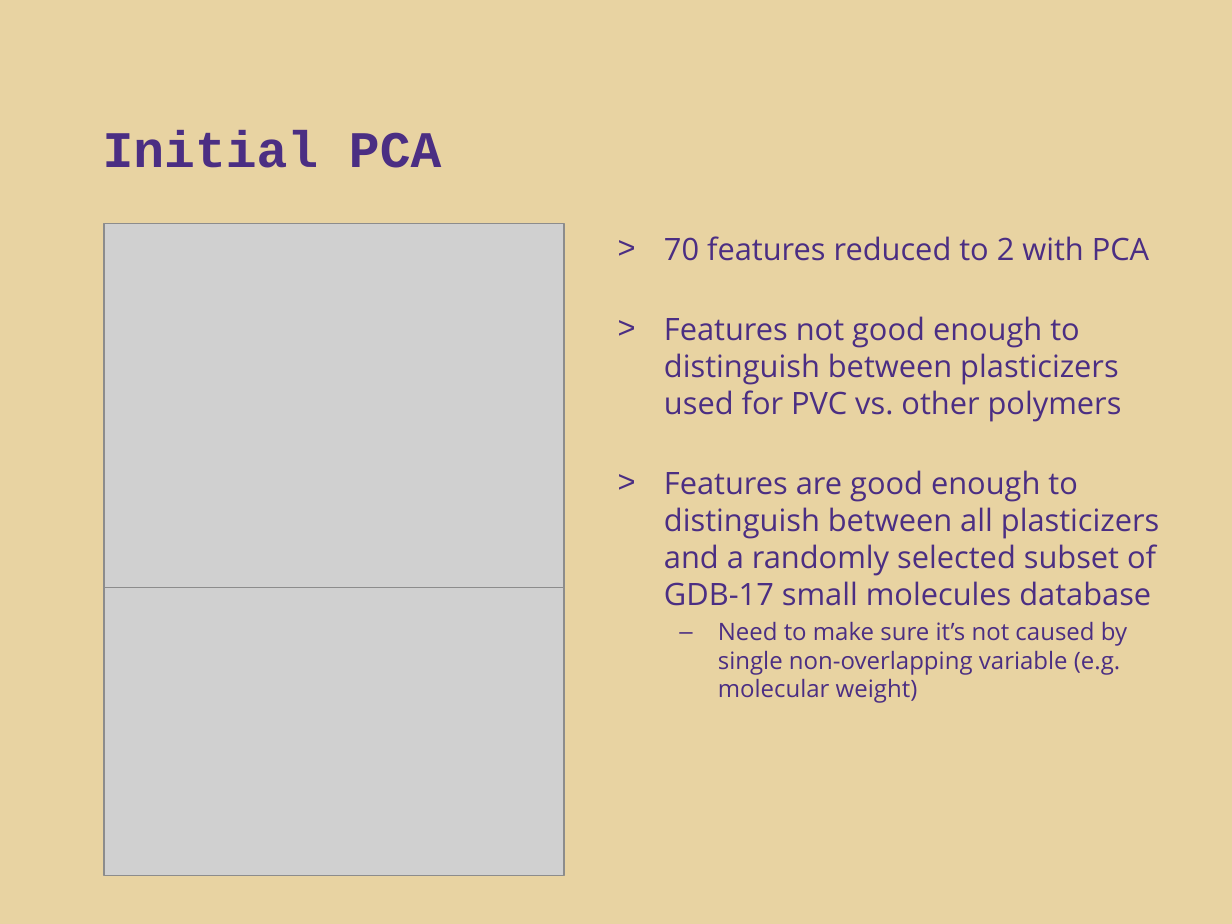
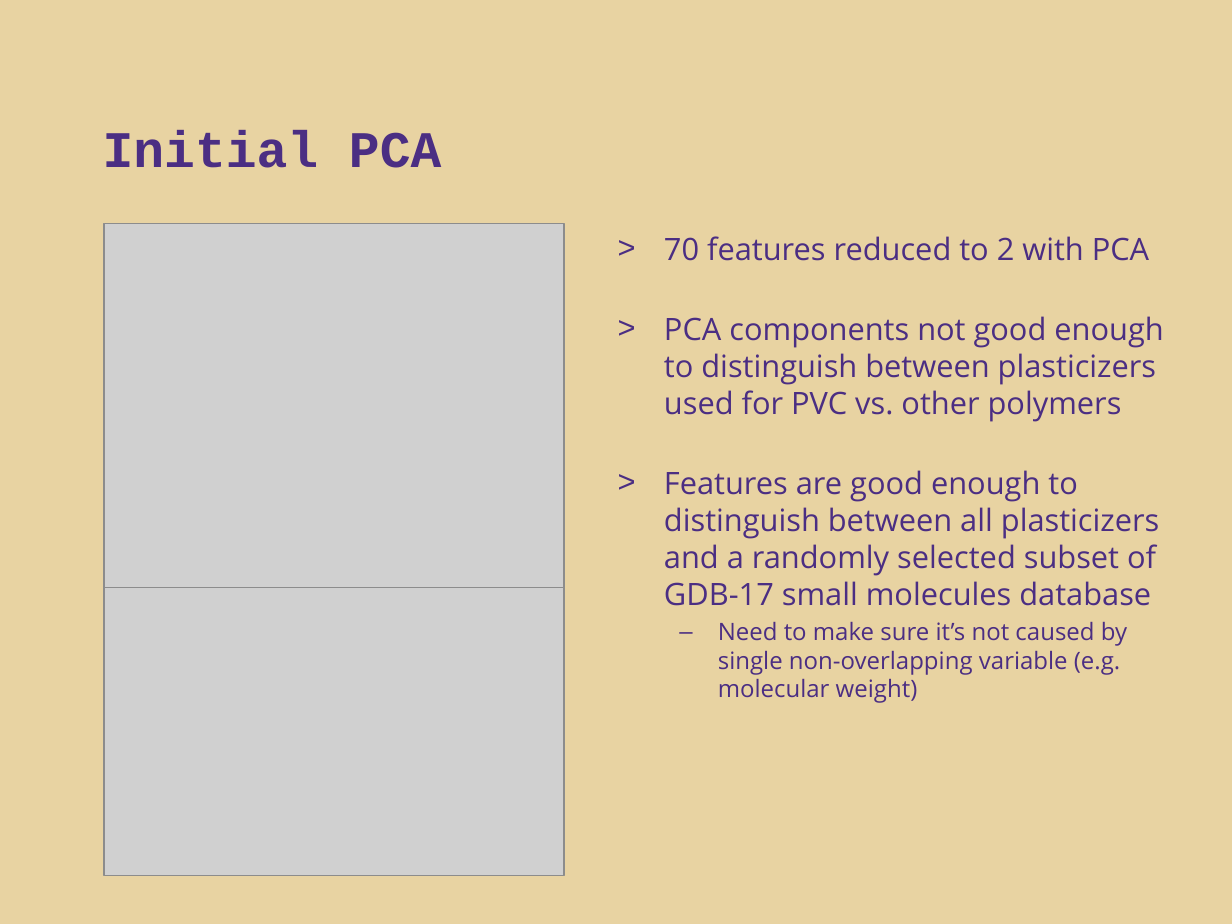
Before and after one commit to schaber/direct_capstone, a slide deck: slide 5 of docs/cargill_updates_200430.pptx. Drawn at 1232x924 pixels with LibreOffice and Linux fonts; fonts in the diff are those of the drawing; grey boxes stand for pictures; background and template pictures are left out. Boxes give left, top, right and bottom in pixels: in the first picture for what was removed or moved away, otherwise in the second. Text is boxed around its words. In the diff, an @@ line names an element or a change of style, - is before the commit and + after.

```diff
--- a/docs/cargill_updates_200430.pptx
+++ b/docs/cargill_updates_200430.pptx
@@ text at [664, 316, 1163, 422]: text changed @@
-> Features not good enough to distinguish between plasticizers used for PVC vs. other polymers
+> PCA components not good enough to distinguish between plasticizers used for PVC vs. other polymers
```
Also in this commit, not shown: 1 other slide changed.
